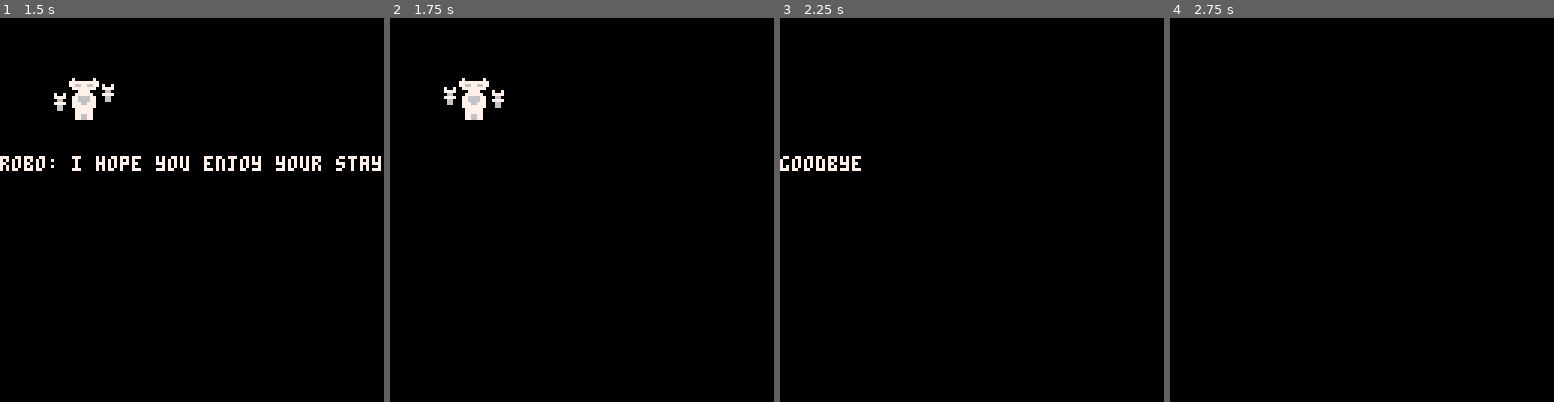
Above: before the commit, frames 1-4 (left to right).
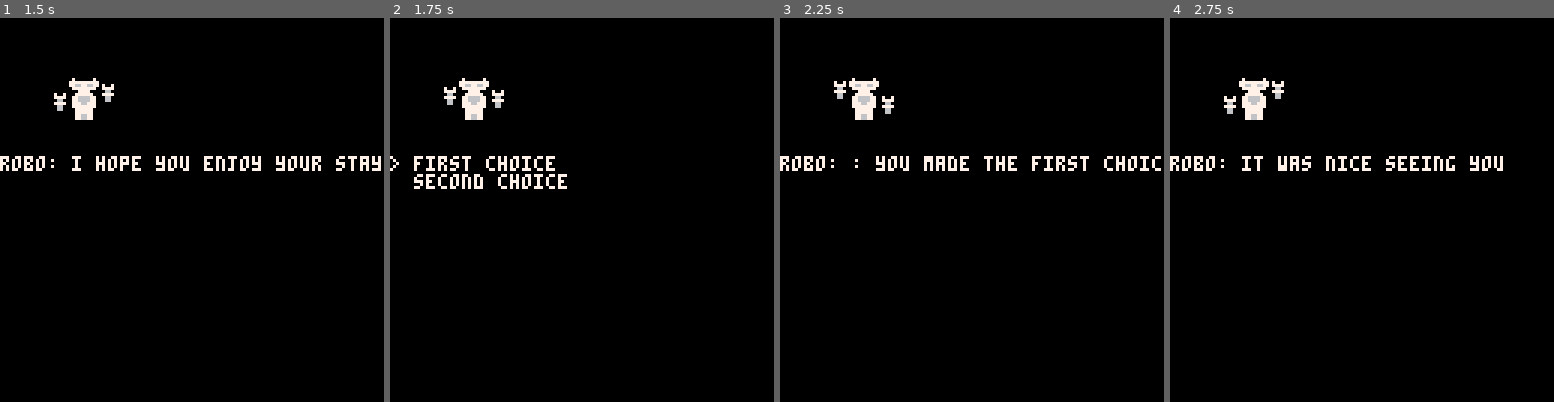
Above: after the commit, the same moments.

Repository: thirdtruck/picodateo
Game: PICO-8 cartridge picodateo.p8
Two runs of this game, one before a commit and one after it. Both use one fixed random seed, a clock stepped at 60 frames per second and the inputs below.
Inputs:
- Up to frame 1 (1.5 s): tap X (X key) at 0.33, 1.07 s; tap O (Z key) at 0.7 s
- Up to frame 2 (1.75 s): hold Right from 1.6 s (still down); tap O (Z key) at 1.7 s
- Up to frame 3 (2.25 s): tap X (X key) at 1.85 s; release Right at 2.1 s; tap O (Z key) at 2.1 s; hold Up from 2.15 s (still down)
- Up to frame 4 (2.75 s): release Up at 2.42 s; hold Right from 2.47 s (still down); tap O (Z key) at 2.5 s

Frame 1 is identical in both runs. In frame 2, 1.3% of the frame differs, in the area x 0-47%, y 35-45%; in frame 3, 2.2%, in the area x 0-100%, y 15-40%; in frame 4, 2.1%.

Commit message:
Add support for choices.

Diff:
--- a/picodateo.p8
+++ b/picodateo.p8
@@ -44,7 +44,7 @@
   }
 }
 
-scenes={init={{type="narration",text="welcome to the game"}, …(90 unchanged characters)… xt="i hope you enjoy your stay"},{type="jump",go_to="goodbye"}},goodbye={{type=" …(308 unchanged characters)…
+scenes={init={{type="narration",text="welcome to the game"}, …(90 unchanged characters)… xt="i hope you enjoy your stay"},{type="choice",options={{text="first choice",go_to="first_choice"},{text="second choice",go_to="second_choice"}}},{type="jump",go_to="goodbye"}},first_choice={{type="speech",speaker="robo",text=": you made the first choice"},{type="jump",go_to="goodbye"}},second_choice={{type="speech",speaker="robo",text=": you made the second choice"},{type="jump",go_to="goodbye"}},goodbye={{type=" …(308 unchanged characters)…
 
 function _init()
   variables = {}
Not shown, changed: bin/picodateo.citrus
Not shown, changed: bin/try_citrus.rb
Not shown, changed: game/scripts/citrus.dateo
